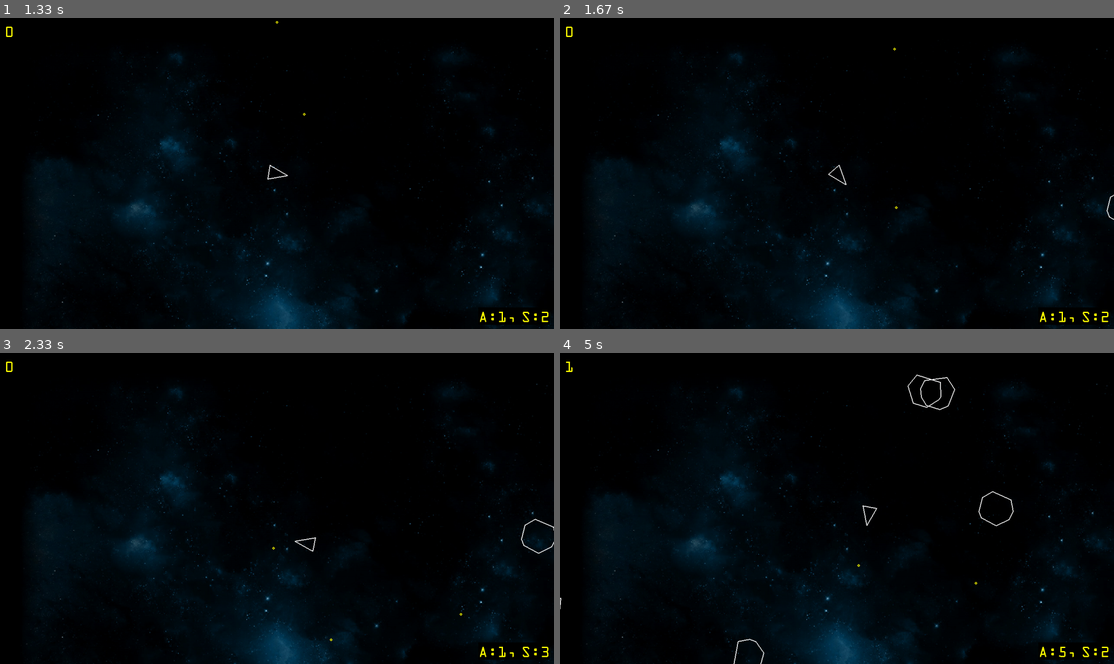
Above: before the commit, frames 1-4 (two rows, left to right).
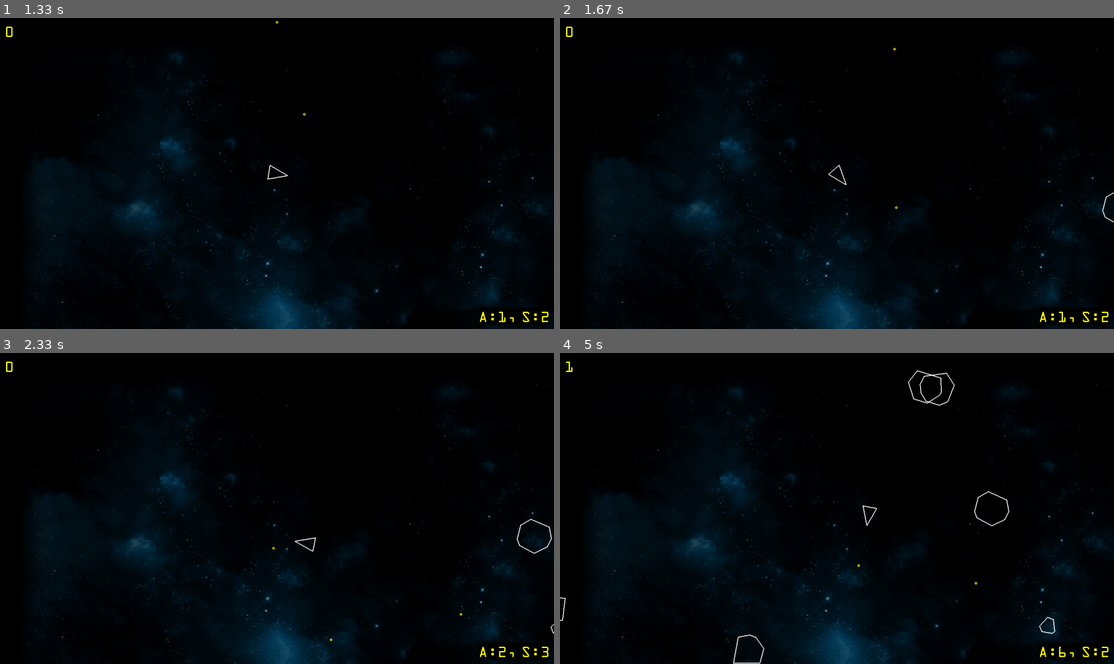
Above: after the commit, the same moments.

Repository: paulhunter/pygame-asteroids
Game: pygame game, started from main.py
Same seed, same stepped clock (60 frames per second), same inputs: the game is played once before the commit and once after it.
Inputs:
- Up to frame 1 (1.33 s): click "Start" at 0.38 s; tap Space at 0.67, 1.07 s; hold Right from 1 s (still down)
- Up to frame 2 (1.67 s): tap Space at 1.37, 1.57 s; release Right at 1.47 s; hold Up from 1.5 s (still down)
- Up to frame 3 (2.33 s): release Up at 1.8 s; hold Right 1.83-2.3 s; tap Space at 1.9, 2.2 s
- Up to frame 4 (5 s): hold Left 2.33-2.87 s; tap Space at 2.4, 2.7, 2.97, 3.3, 3.6, 3.73, 4.13, 4.43, 4.8 s; hold Down 2.9-3.2 s; hold Left 3.23-3.63 s; hold Up 3.67-4.03 s; hold Right 4.07-4.7 s; hold Down from 4.73 s (still down)

Frame 1 is identical in both runs. In frame 2, less than 0.1% of the frame differs, in the area x 97-100%, y 56-66%; in frame 3, 0.2%; in frame 4, 0.7%, in the area x 0-92%, y 5-100%.

Commit message:
refactor out of bounds check, generalize asteroid field generateSpawn function

Diff:
--- a/asteroid.py
+++ b/asteroid.py
@@ -58,17 +58,6 @@
 
 
     def update(self, dt):
-        newPos = self.position + (self.velocity * dt)
-
-        # check if the asteroid has traveled off screen, and if so, remove it
-        b = 2 * self.radius # buffer
-        if (newPos.x - b > SCREEN_WIDTH):
+        self.position += (self.velocity * dt)
+        if self.out_of_bounds():
             self.kill()
-        elif (newPos.x + b < 0):
-            self.kill()
-        elif (newPos.y - b > SCREEN_HEIGHT):
-            self.kill()
-        elif (newPos.y + b < 0):
-            self.kill()
-
-        self.position = newPos
--- a/asteroidfield.py
+++ b/asteroidfield.py
@@ -17,31 +17,31 @@
         [
             # Left side of the screen
             pygame.Vector2(1,0),
-            lambda y: pygame.Vector2(
-                -ASTEROID_MAX_RADIUS,
+            lambda y, r: pygame.Vector2(
+                -r,
                 y * SCREEN_HEIGHT),
         ],
         [
             # Right side of the screen
             pygame.Vector2(-1, 0),
-            lambda y: pygame.Vector2(
-                SCREEN_WIDTH + ASTEROID_MAX_RADIUS,
+            lambda y, r: pygame.Vector2(
+                SCREEN_WIDTH + r,
                 y * SCREEN_HEIGHT
             ),
         ],
         [
             # Top of the screen
             pygame.Vector2(0, 1),
-            lambda x: pygame.Vector2(
+            lambda x, r: pygame.Vector2(
                 x * SCREEN_WIDTH,
-                -ASTEROID_MAX_RADIUS),
+                -r),
         ],
         [
             # Bottom of the screen
             pygame.Vector2(0, -1),
-            lambda x: pygame.Vector2(
+            lambda x, r: pygame.Vector2(
                 x * SCREEN_WIDTH,
-                SCREEN_HEIGHT + ASTEROID_MAX_RADIUS
+                SCREEN_HEIGHT + r
             ),
         ],
     ]
@@ -67,12 +67,13 @@
         asteroid.velocity = velocity
 
 
-    def generateSpawn(self):
+    def generateSpawn(self, radius):
+        # radius - Size of the sprite to the spawned
         edge = random.choice(self.edges)
         speed = random.randint(40,100)
         velocity = edge[0] * speed
         velocity = velocity.rotate(random.randint(-30, 30))
-        position = edge[1](random.uniform(0,1))
+        position = edge[1](random.uniform(0,1), radius + 10)
         return (position, velocity)
 
 
@@ -83,7 +84,8 @@
             self.spawn_timer = 0
 
             # spawn a new asteroid out of view at a random edge
-            position, velocity = self.generateSpawn()
             kind = random.randint(1, ASTEROID_KINDS)
-            self.spawn(ASTEROID_MIN_RADIUS * kind, position, velocity)
+            radius = kind * ASTEROID_MIN_RADIUS
+            position, velocity = self.generateSpawn(radius)
+            self.spawn(radius, position, velocity)
             self.spawn_count += 1
--- a/circleshape.py
+++ b/circleshape.py
@@ -1,4 +1,6 @@
 import pygame
+
+from constants import SCREEN_WIDTH, SCREEN_HEIGHT
 
 class CircleShape(pygame.sprite.Sprite):
 
@@ -19,6 +21,15 @@
         d2 = self.radius + c.radius
         return (d2 > d)
 
+    def out_of_bounds(self):
+        b = 2 * self.radius
+        if (self.position.x - b > SCREEN_WIDTH
+            or self.position.x + b < 0
+            or self.position.y - b > SCREEN_HEIGHT
+            or self.position.y + b < 0):
+            return True
+        else:
+            return False
 
     def draw(self, screen):
         # sub-classes must override
--- a/main.py
+++ b/main.py
@@ -142,7 +142,7 @@
                     s.player.scoreOnAsteroidKill(a)
                     if (s.player.score > next_modifier_spawn):
                         next_modifier_spawn += modifier_spawn_threshold
-                        p,v = state.field.generateSpawn()
+                        p,v = state.field.generateSpawn(MODIFIER_RADIUS)
                         wmod = WeaponModifier(p.x, p.y)
                         wmod.velocity = v
                     a.split()
--- a/weaponmodifier.py
+++ b/weaponmodifier.py
@@ -32,18 +32,6 @@
                             2)
 
     def update(self, dt):
-        newPos = self.position + (self.velocity * dt)
-
-        # TODO - Copy Pasta - Refactor
-        # check if the asteroid has traveled off screen, and if so, remove it
-        b = 10 * self.radius # buffer
-        if (newPos.x - b > SCREEN_WIDTH):
+        self.position += (self.velocity * dt)
+        if self.out_of_bounds():
             self.kill()
-        elif (newPos.x + b < 0):
-            self.kill()
-        elif (newPos.y - b > SCREEN_HEIGHT):
-            self.kill()
-        elif (newPos.y + b < 0):
-            self.kill()
-
-        self.position = newPos
